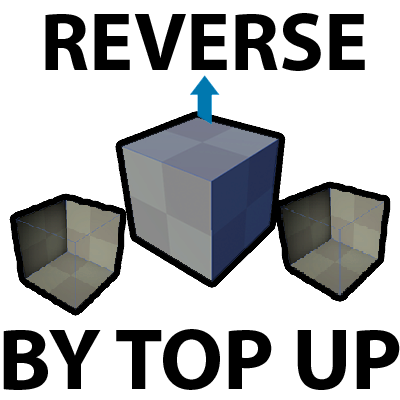
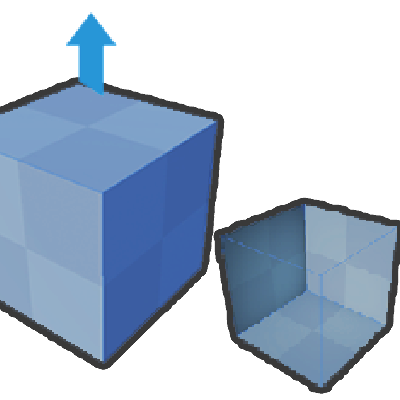
Before/after of a 400 x 400 layered artwork. What changed in the layer stack:
added layer "Color Fill 1" (overlay, 39%) in group "TEXT" over [0, 12, 397, 388]
painted on "Layer 8" over [66, 12, 220, 125]
painted on "Layer 6" over [0, 83, 280, 364]
painted on "Layer 7" over [15, 200, 121, 310]
painted on "Layer 7 copy" over [219, 188, 397, 388]
hid "REVERSE", painted on it over [45, 12, 365, 71]
hid "BY TOP UP", painted on it over [3, 329, 400, 390]
